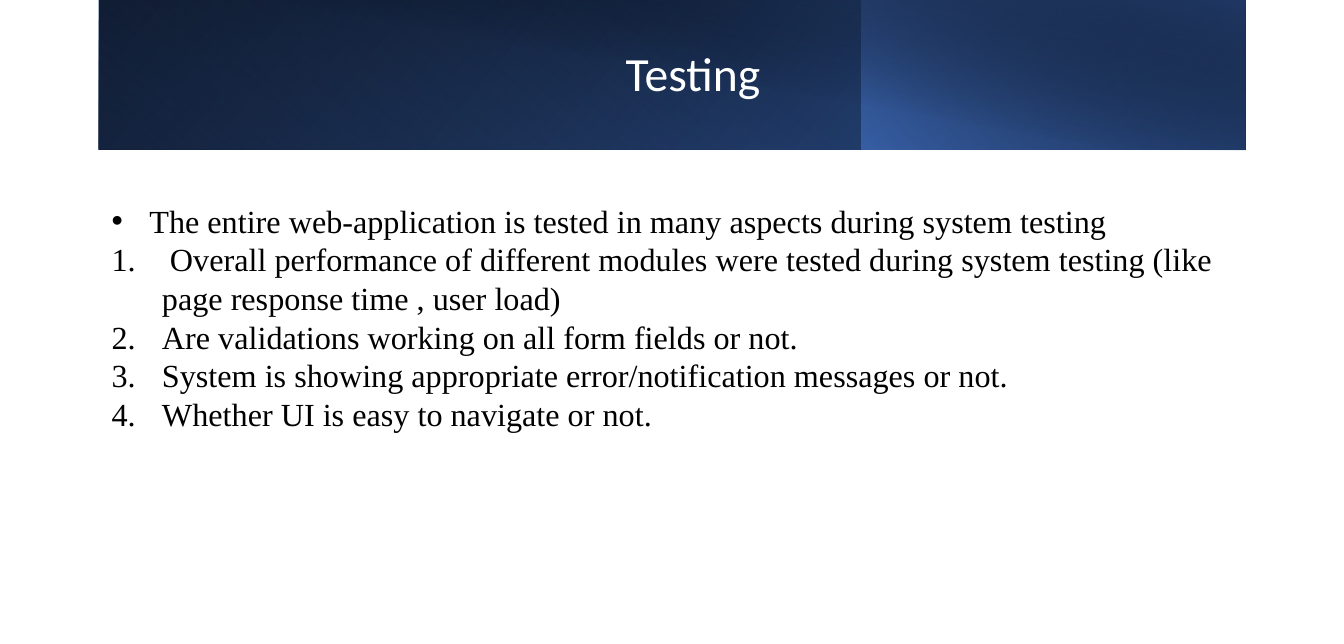
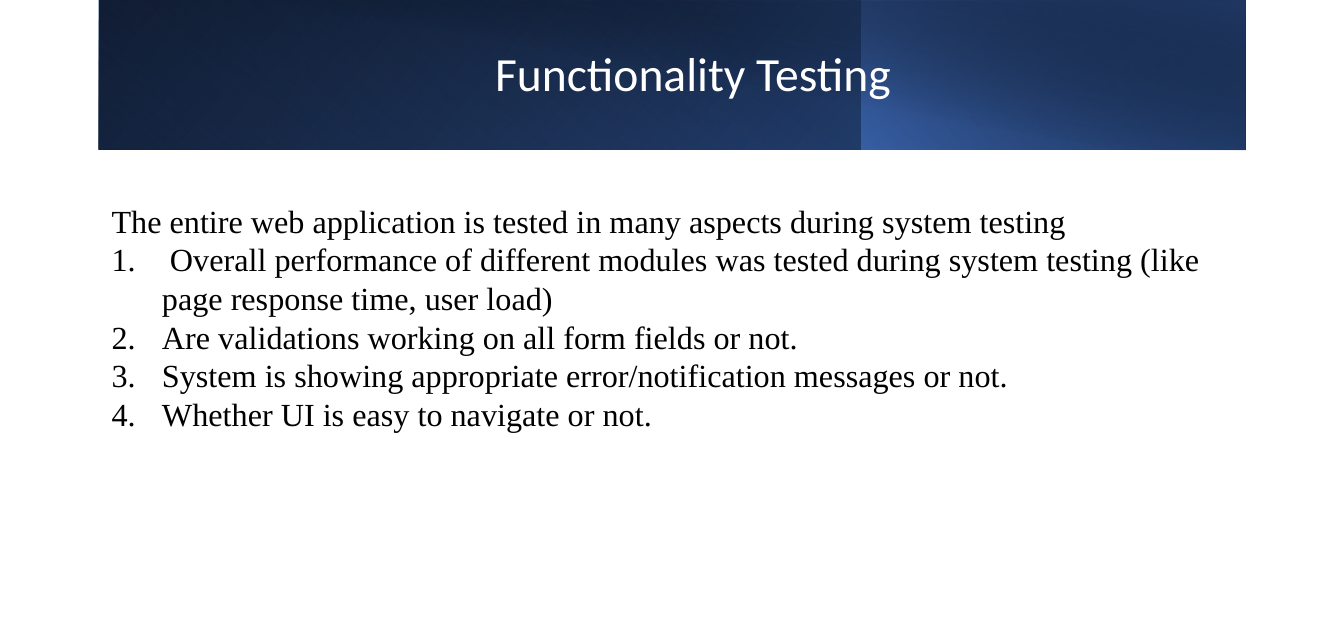
Before and after one commit to abhayarora23UNT/HMS_WebApp, a slide deck: slide 21 of HMS/Untignitots-del-5.pptx (slide 20 before the commit). Drawn at 1344x644 pixels with LibreOffice and Linux fonts; fonts in the diff are those of the drawing. Boxes give left, top, right and bottom in pixels: in the first picture for what was removed or moved away, otherwise in the second. Text is boxed around its words. In the diff, an @@ line names an element or a change of style, - is before the commit and + after.

```diff
--- a/HMS/Untignitots-del-5.pptx
+++ b/HMS/Untignitots-del-5.pptx
@@ title added at (495, 58, 890, 103), 34 pt, text #FFFFFF @@
+Functionality Testing
@@ text at (112, 210, 1199, 317): text changed @@
-• The entire web-application is tested in many aspects during system testing
-1. Overall performance of different modules were tested during system testing (like page response time , user load)
+The entire web application is tested in many aspects during system testing
+1. Overall performance of different modules was tested during system testing (like page response time, user load)
```
Also in this commit, not shown: 3 other slides changed, 1 slide added.
